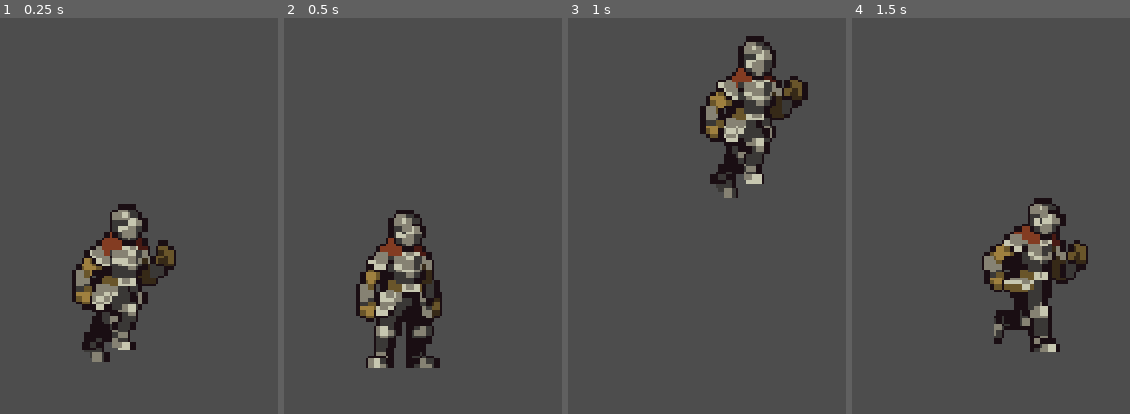
Above: before the commit, frames 1-4 (left to right).
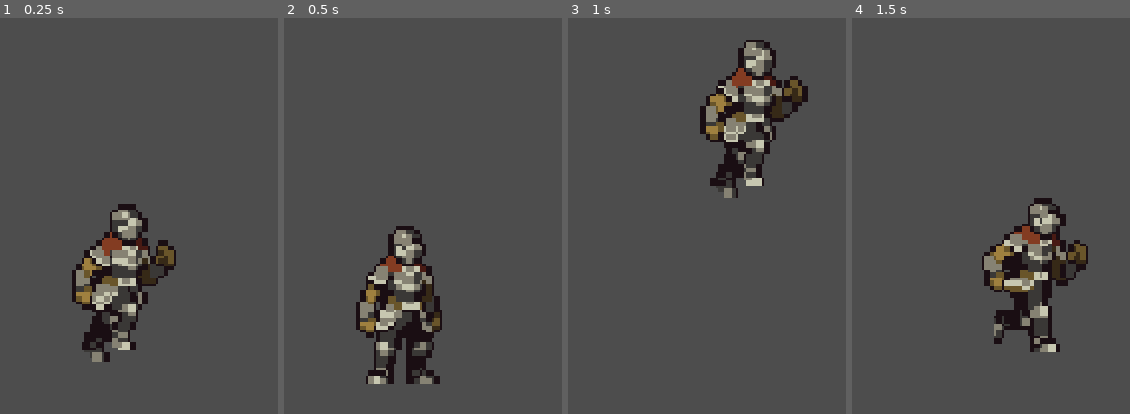
Above: after the commit, the same moments.

Repository: dackshu/poop
Game: Godot game, scene res://cayden/game_player_testnode.tscn
Two runs of this game, one before a commit and one after it. Both use one fixed random seed, a clock stepped at 60 frames per second and the inputs below. This scene is started directly instead of the project's main scene.
Inputs:
- Up to frame 1 (0.25 s): no input
- Up to frame 2 (0.5 s): no input
- Up to frame 3 (1 s): hold D (move_right) from 0.53 s (still down); tap Space (jump) at 0.77 s
- Up to frame 4 (1.5 s): keep holding D (move_right)

Frame 1 is identical in both runs. In frame 2, 7.6% of the frame differs, in the area x 25-57%, y 48-93%; in frame 3, 1.4%; in frame 4, 0.1%.

Commit message:
adjusted postion and size of hitboxes

Diff:
--- a/cayden/player.tscn
+++ b/cayden/player.tscn
@@ -437,7 +437,7 @@
 height = 16.0
 
 [sub_resource type="SegmentShape2D" id="SegmentShape2D_fvs6p"]
-a = Vector2(36, 0)
+a = Vector2(30, 0)
 b = Vector2(18, 0)
 
 [node name="Player" type="CharacterBody2D" unique_id=837909742]
@@ -450,9 +450,9 @@
 autoplay = "idle"
 
 [node name="CollisionShape2D" type="CollisionShape2D" parent="." unique_id=608305410]
-position = Vector2(11, 3)
+position = Vector2(1, 1)
 shape = SubResource("CapsuleShape2D_ptg02")
 
 [node name="CollisionShape2D2" type="CollisionShape2D" parent="." unique_id=266751612]
-position = Vector2(-18, 21)
+position = Vector2(-25, 14)
 shape = SubResource("SegmentShape2D_fvs6p")
